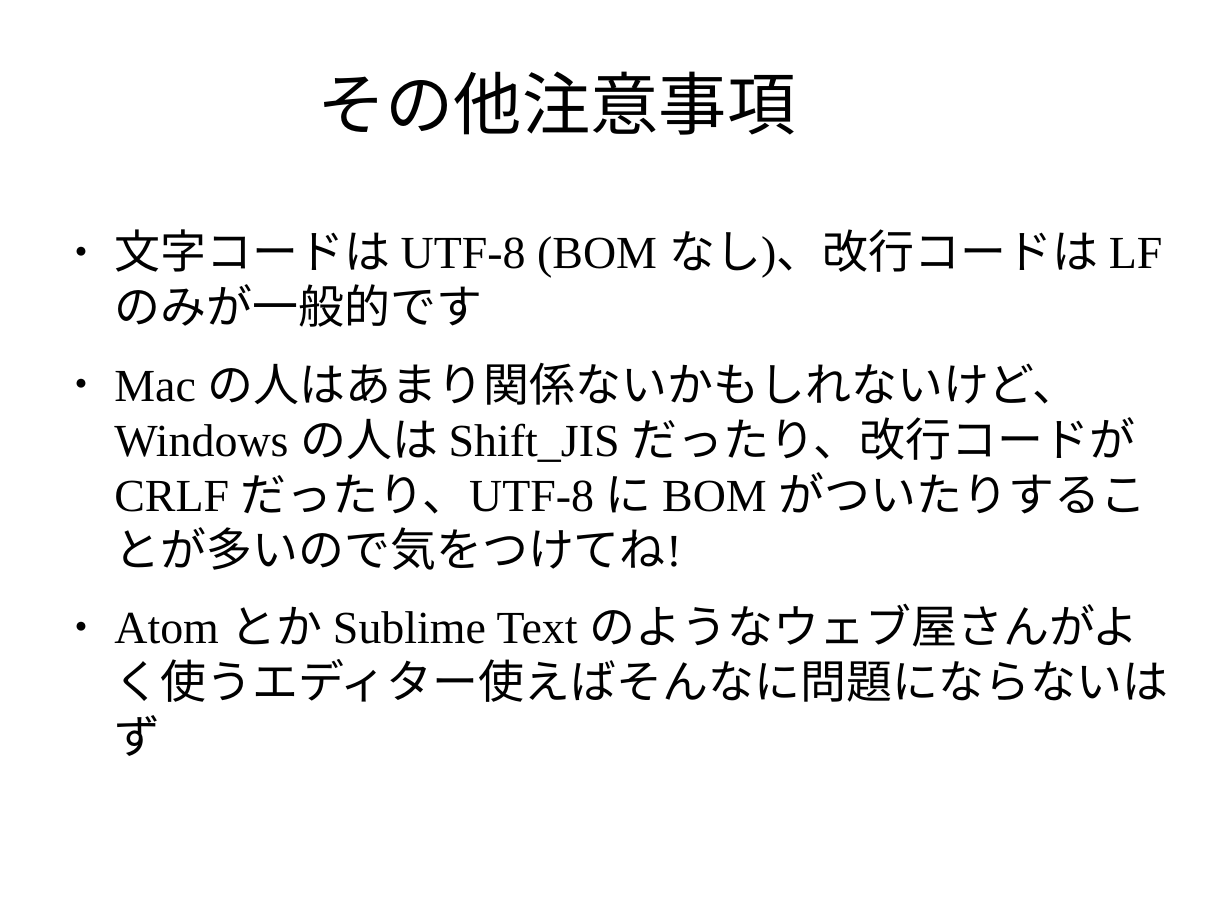
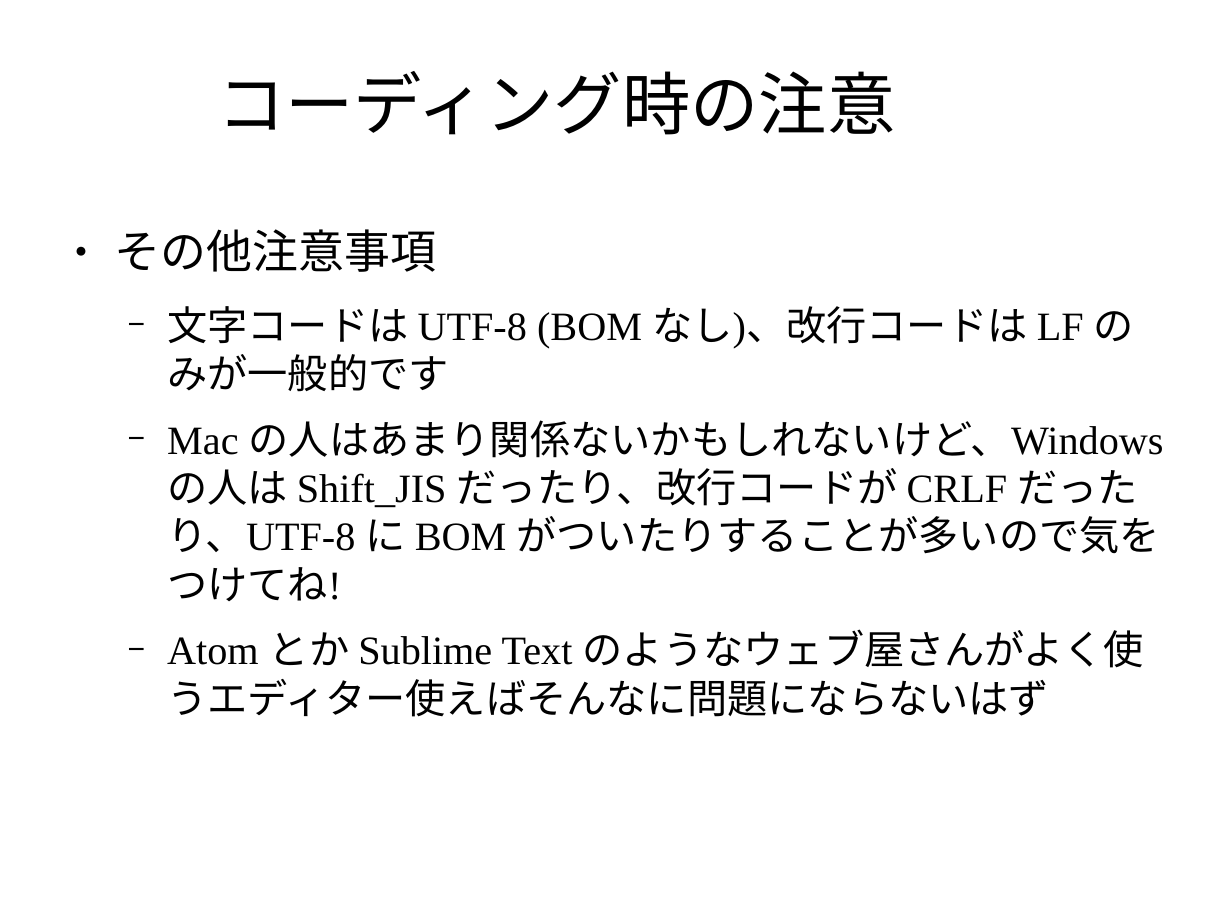
Before and after one commit to masakura/slides, a slide deck: slide 30 of html5jk#1/slide2.odp (slide 28 before the commit). Drawn at 1232x924 pixels with LibreOffice and Linux fonts; fonts in the diff are those of the drawing; background and template pictures are left out. Boxes give left, top, right and bottom in pixels: in the first picture for what was removed or moved away, otherwise in the second. Text is boxed around its words. In the diff, an @@ line names an element or a change of style, - is before the commit and + after.

```diff
--- a/html5jk#1/slide2.odp
+++ b/html5jk#1/slide2.odp
@@ title at (217,71,895,135): text changed @@
-その他注意事項
+コーディング時の注意
@@ text at (114,229,436,272): paragraph added @@
+● その他注意事項
@@ text at (167,306,1164,717): size 29.6 to 25.9 pt; bullet ● to −; list level 1 to 2 in "文字コードは UTF-8 (BOM なし)、改行コードは LF ..."; list level 1 to 2 in "Mac の人はあまり関係ないかもしれないけど、Windows の人は Shift_JIS だったり、改行コードが ..."; list level 1 to 2 in "Atom とか Sublime Text のようなウェブ屋さんがよく使うエディター使えばそんなに問題にならないはず" @@
```
Also in this commit, not shown: 9 other slides changed, 5 slides added.
